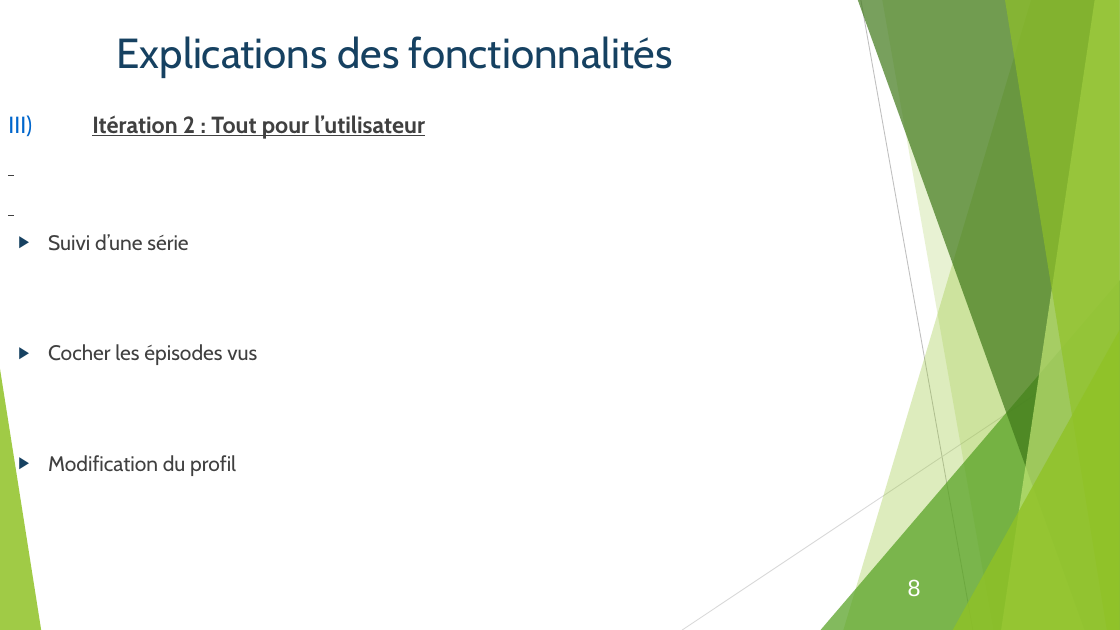
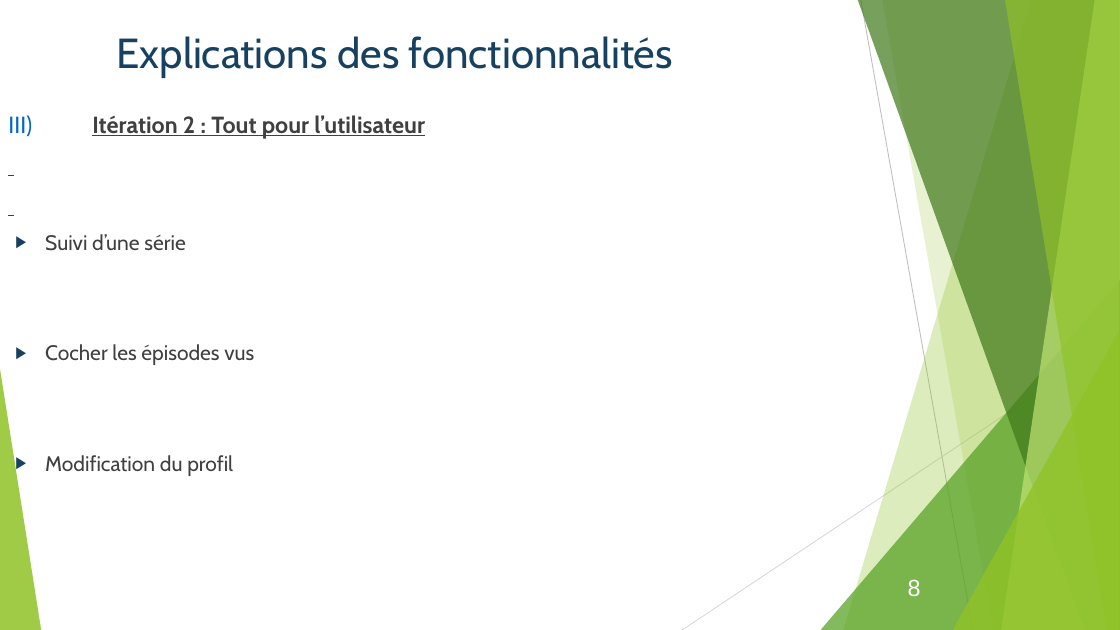
Before and after one commit to Bcante/recommandationSeries, a slide deck: slide 8 of diapoWebWindows.odp. Drawn at 1120x630 pixels with LibreOffice and Linux fonts; fonts in the diff are those of the drawing. Boxes give left, top, right and bottom in pixels: in the first picture for what was removed or moved away, otherwise in the second. Text is boxed around its words. In the diff, an @@ line names an element or a change of style, - is before the commit and + after.

Commit message:
Modif du diapo

```diff
--- a/diapoWebWindows.odp
+++ b/diapoWebWindows.odp
@@ text at (45, 234, 254, 476): list level 1 to 2 in "Suivi d’une série"; list level 1 to 2 in "Cocher les épisodes vus"; list level 1 to 2 in "Modification du profil" @@
```
Also in this commit, not shown: 10 other slides changed, 1 slide added, 1 slide removed.
